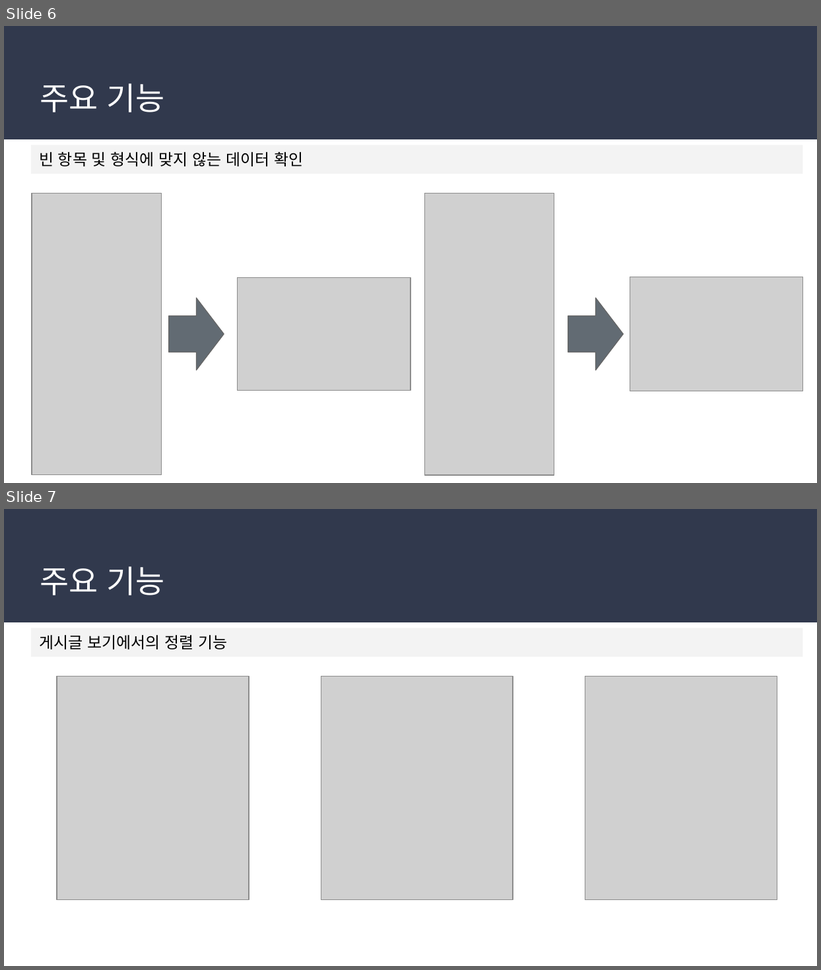
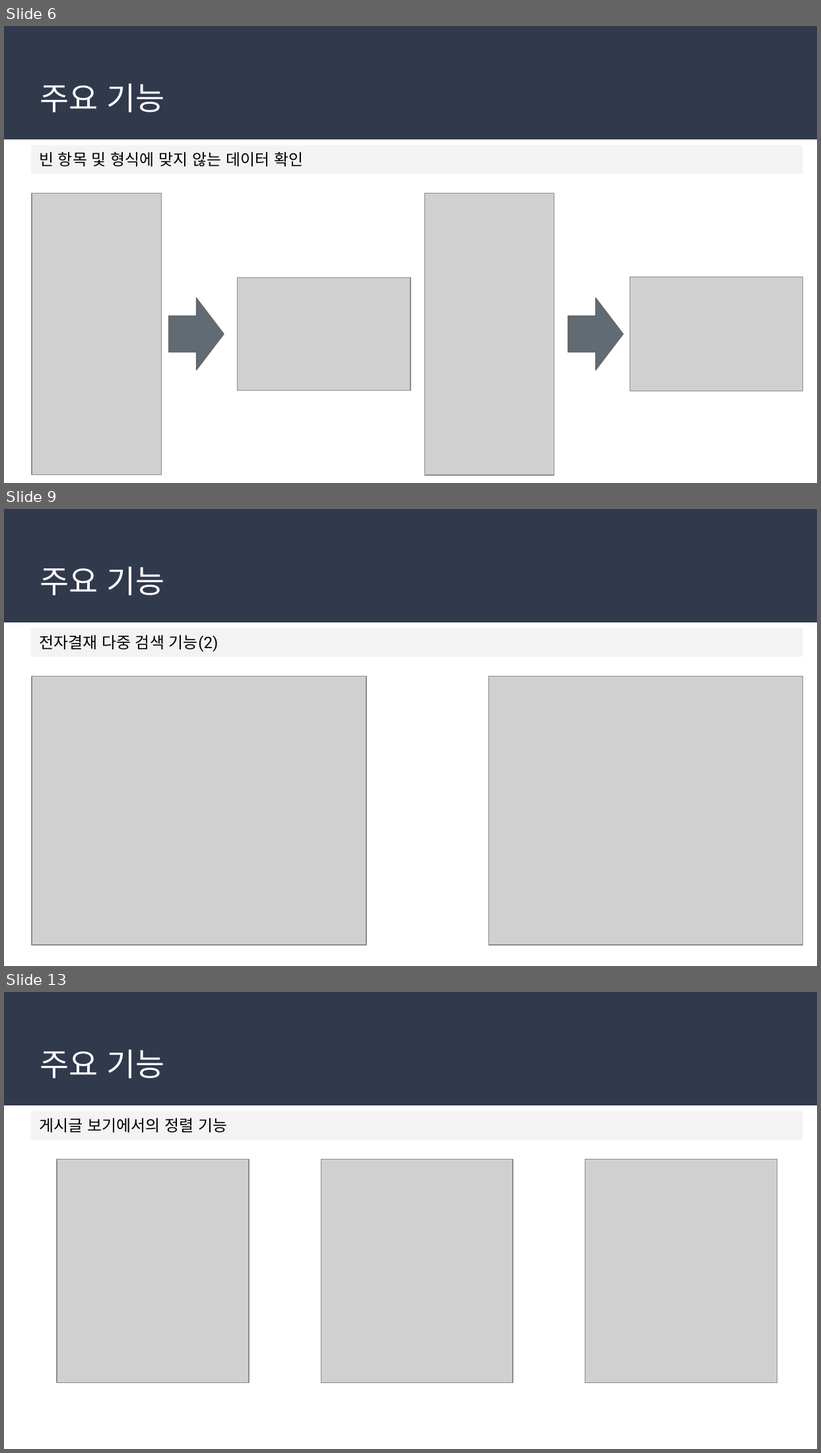
Before and after one commit to soulluna/-6th-_cosmo_1th_group, a slide deck: 작업완료포트폴리오/6. 1차 발표문서/전자결재시스템 1차 발표.pptx. Shown one above the other, each under a label of ours: slides 6 and 7 before the commit, slides 6, 9 and 13 after it; the slides between them are not shown. The pictures are 821x970 and 821x1453 pixels, drawn with LibreOffice and Linux fonts; fonts in the diff are those of the drawing; grey boxes stand for pictures. Boxes give left, top, right and bottom in pixels: in the first picture for what was removed or moved away, otherwise in the second. Text is boxed around its words. In the diff, an @@ line names an element or a change of style, - is before the commit and + after.

```diff
--- a/작업완료포트폴리오/6. 1차 발표문서/전자결재시스템 1차 발표.pptx
+++ b/작업완료포트폴리오/6. 1차 발표문서/전자결재시스템 1차 발표.pptx
@@ slide 9 added at (x1=4, y1=509, x2=817, y2=966), background #FFFFFF; not listed: 1 template element that a slide beside it also shows @@
@@ title added at (x1=40, y1=566, x2=165, y2=595), 28 pt, text #FFFFFF @@
+주요 기능
@@ rectangle added at (x1=31, y1=628, x2=803, y2=657), fill #F3F3F3, 14 pt, text #000000 @@
+전자결재 다중 검색 기능(2)
@@ picture added at (x1=32, y1=677, x2=366, y2=946) @@
@@ picture added at (x1=488, y1=677, x2=803, y2=946) @@
@@ what was slide 7 is now slide 13 @@
```
Also in this commit, not shown: 1 slide changed, 6 other slides added, 2 other files.
